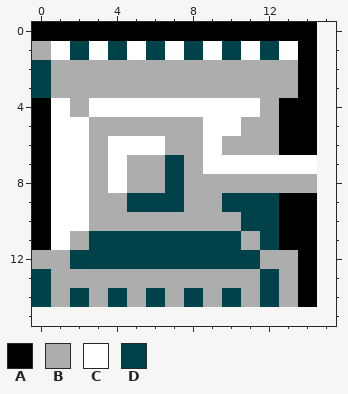
Pixel-art sprite -- Tanks/Tanks/Images/Enemy_right.png. The picture above was drawn from the file before the commit.
The file is 15x15 pixels. The old version is drawn lined up with the new one, on the new canvas.
Palette (. is transparent): A #000001  B #adadad  C #ffffff  D #00424a
After the commit:
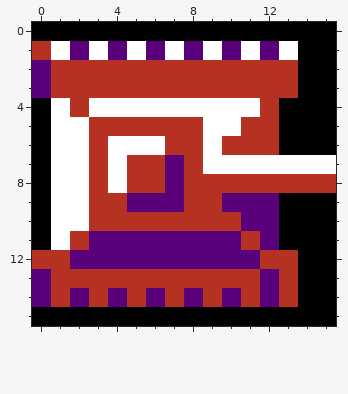
Edits made:
canvas 15x15 -> 16x16
colour B: #adadad -> #b53121
colour D: #00424a -> #5a007b
Changed rows in their new state; - is a pixel that keeps its letter.
first column x 0:
 0 ---------------A
 1 ---------------A
 2 ---------------A
 3 ---------------A
 4 ---------------A
 5 ---------------A
 6 ---------------A
 7 ---------------C
 8 ---------------B
 9 ---------------A
10 ---------------A
11 ---------------A
12 ---------------A
13 ---------------A
14 ---------------A
15 AAAAAAAAAAAAAAAA
